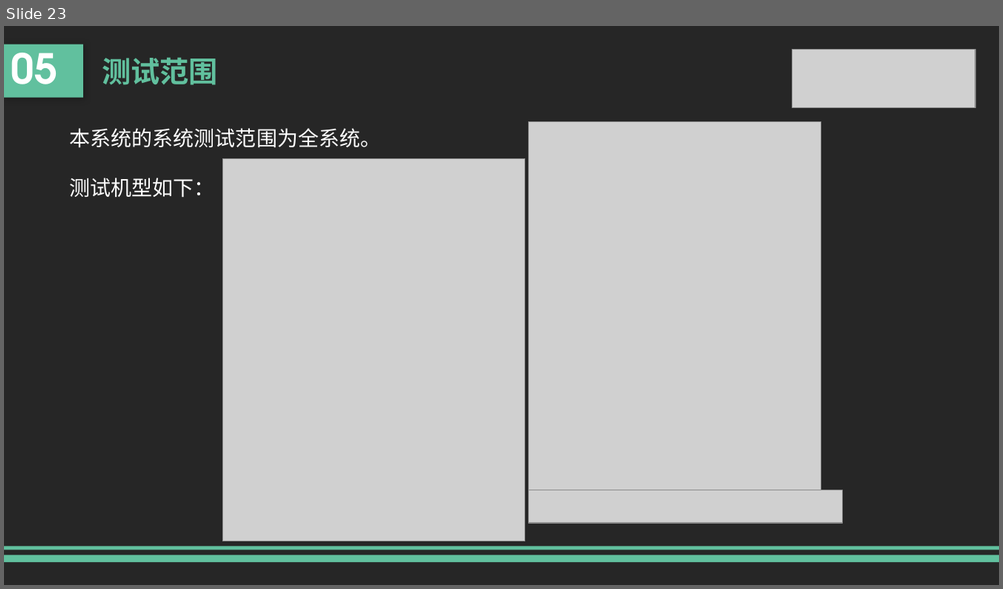
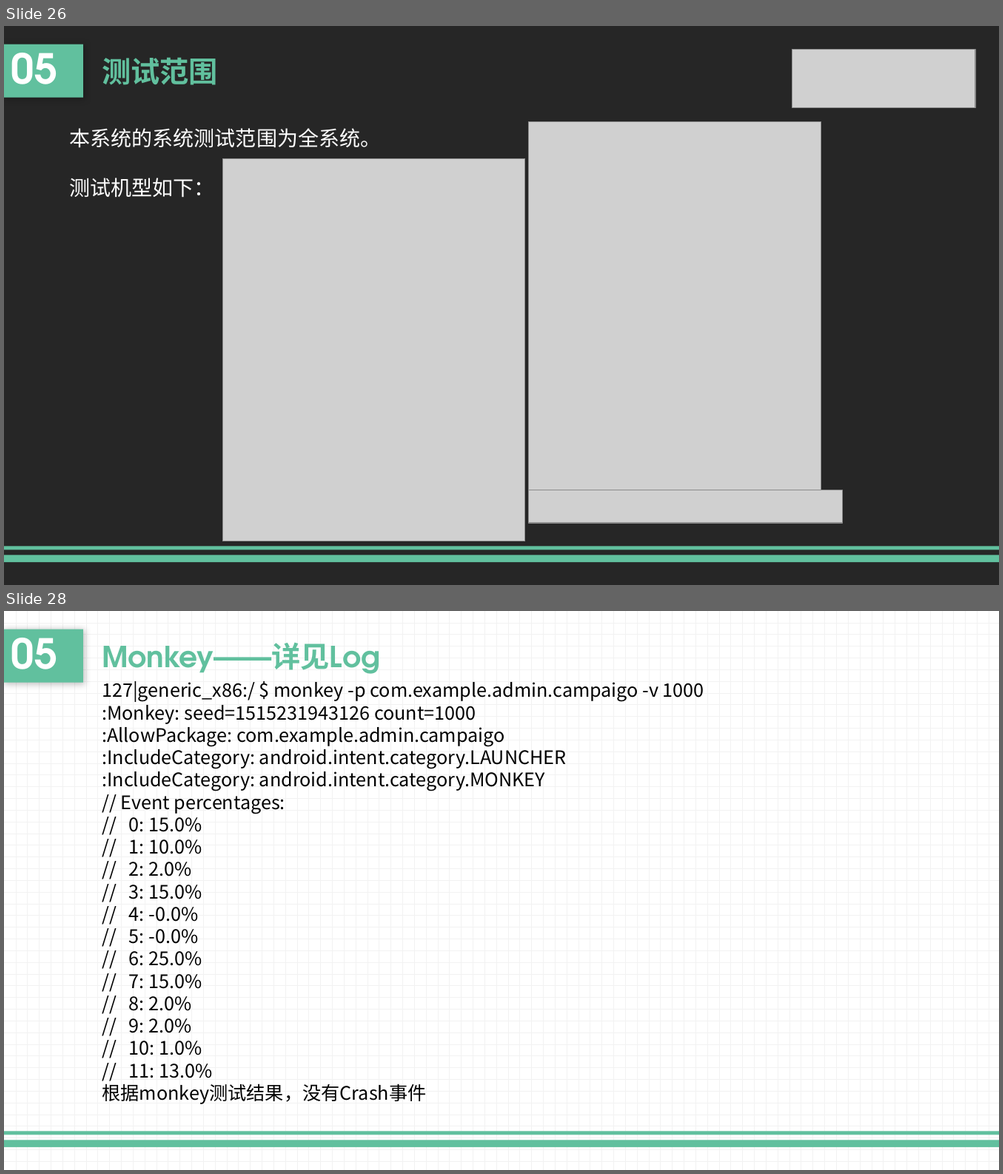
Before and after one commit to liuk5546/campaigo, a slide deck: doc/实现阶段/SE-2017秋-G10-实现阶段PPT最新.pptx. Shown one above the other, each under a label of ours: slide 23 before the commit, slides 26 and 28 after it; the slides between them are not shown. The pictures are 1003x589 and 1003x1174 pixels, drawn with LibreOffice and Linux fonts; fonts in the diff are those of the drawing; grey boxes stand for pictures. Boxes give left, top, right and bottom in pixels: in the first picture for what was removed or moved away, otherwise in the second. Text is boxed around its words. In the diff, an @@ line names an element or a change of style, - is before the commit and + after.

```diff
--- a/doc/实现阶段/SE-2017秋-G10-实现阶段PPT最新.pptx
+++ b/doc/实现阶段/SE-2017秋-G10-实现阶段PPT最新.pptx
@@ slide 28 added at [4, 611, 999, 1170], background pattern #F2F2F2 on #FFFFFF; not listed: 2 template elements that a slide beside it also shows @@
@@ text added at [4, 629, 83, 682], fill #61C09E, 40 pt, text #FFFFFF, bold @@
+05
@@ text added at [102, 643, 380, 674], 28 pt, text #61C09E, bold @@
+Monkey——详见Log
@@ text added at [102, 681, 704, 1105], 18 pt, text #000000 @@
+127|generic_x86:/ $ monkey -p com.example.admin.campaigo -v 1000
+:Monkey: seed=1515231943126 count=1000
+:AllowPackage: com.example.admin.campaigo
+:IncludeCategory: android.intent.category.LAUNCHER
+:IncludeCategory: android.intent.category.MONKEY
+// Event percentages:
+// 0: 15.0%
+// 1: 10.0%
+// 2: 2.0%
+// 3: 15.0%
+// 4: -0.0%
+// 5: -0.0%
+// 6: 25.0%
+// 7: 15.0%
+// 8: 2.0%
+// 9: 2.0%
+// 10: 1.0%
+// 11: 13.0%
+根据monkey测试结果，没有Crash事件
@@ what was slide 23 is now slide 26 @@
```
Also in this commit, not shown: 6 slides changed, 3 other slides added, 5 other files.
